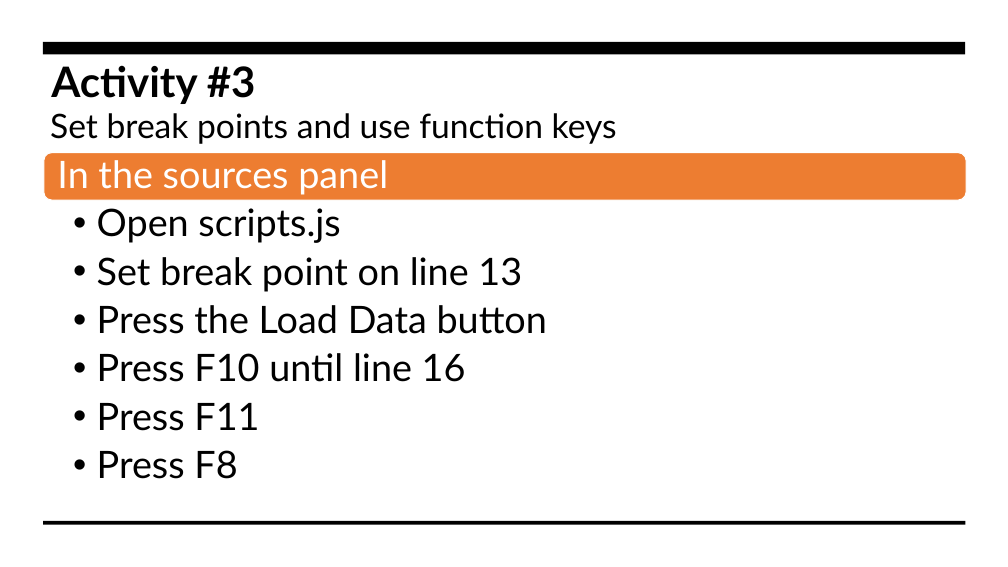
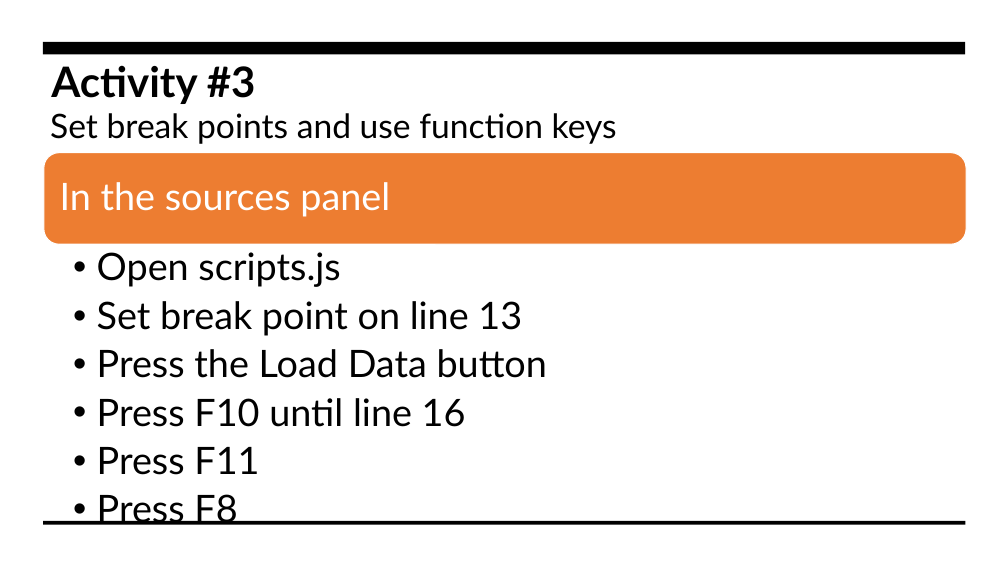
Before and after one commit to JakobieBrown/ChromeDevToolsWorkshop, a slide deck: slide 17 of ChromeDevToolsPresentation.pptx. Drawn at 1008x567 pixels with LibreOffice and Linux fonts; fonts in the diff are those of the drawing. Boxes give left, top, right and bottom in pixels: in the first picture for what was removed or moved away, otherwise in the second. Text is boxed around its words. In the diff, an @@ line names an element or a change of style, - is before the commit and + after.

```diff
--- a/ChromeDevToolsPresentation.pptx
+++ b/ChromeDevToolsPresentation.pptx
@@ rounded rectangle: place and size @@
-rounded rectangle at box(44, 153, 966, 200)
+rounded rectangle at box(44, 153, 966, 244)
@@ text "In the sources panel": place and size @@
-text "In the sources panel" at box(57, 160, 388, 195)
+text "In the sources panel" at box(60, 182, 390, 217)
@@ text "Open scripts.js": place and size @@
-text "Open scripts.js" at box(97, 208, 547, 479)
+text "Open scripts.js" at box(97, 252, 547, 525)
```
Also in this commit, not shown: 6 other slides changed.
